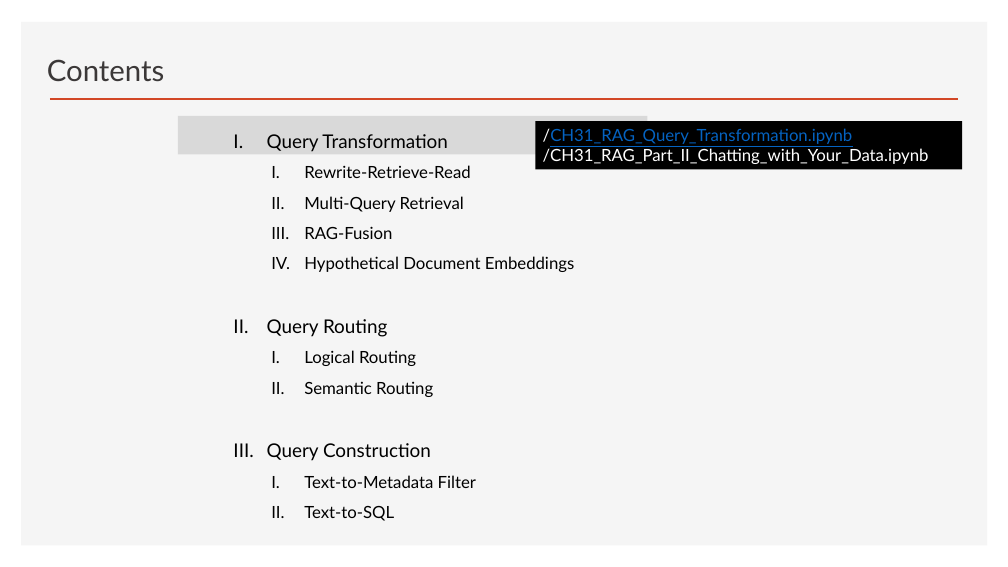
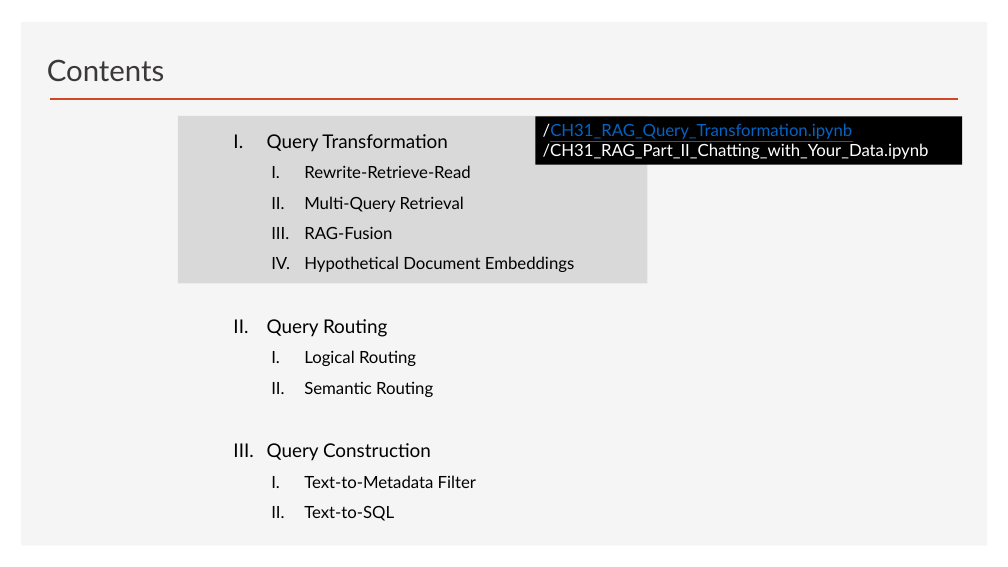
Before and after one commit to ancestor9/2026_Fall_Learning-Langchain-AI-Agent, a slide deck: slide 8 of ppts/CHAPTER 3 RAG Part II_Chatting with Your Data.pptx. Drawn at 1008x567 pixels with LibreOffice and Linux fonts; fonts in the diff are those of the drawing; background and template pictures are left out. Boxes give left, top, right and bottom in pixels: in the first picture for what was removed or moved away, otherwise in the second. Text is boxed around its words. In the diff, an @@ line names an element or a change of style, - is before the commit and + after.

```diff
--- a/ppts/CHAPTER 3 RAG Part II_Chatting with Your Data.pptx
+++ b/ppts/CHAPTER 3 RAG Part II_Chatting with Your Data.pptx
@@ rectangle: place and size @@
-rectangle at (178, 116, 647, 154)
+rectangle at (178, 116, 647, 284)
@@ rectangle "/CH31_RAG_Query_Transformation.ipynb": place and size @@
-rectangle "/CH31_RAG_Query_Transformation.ipynb" at (535, 121, 963, 169)
+rectangle "/CH31_RAG_Query_Transformation.ipynb" at (535, 116, 963, 165)
```
Also in this commit, not shown: 2 other slides changed.
